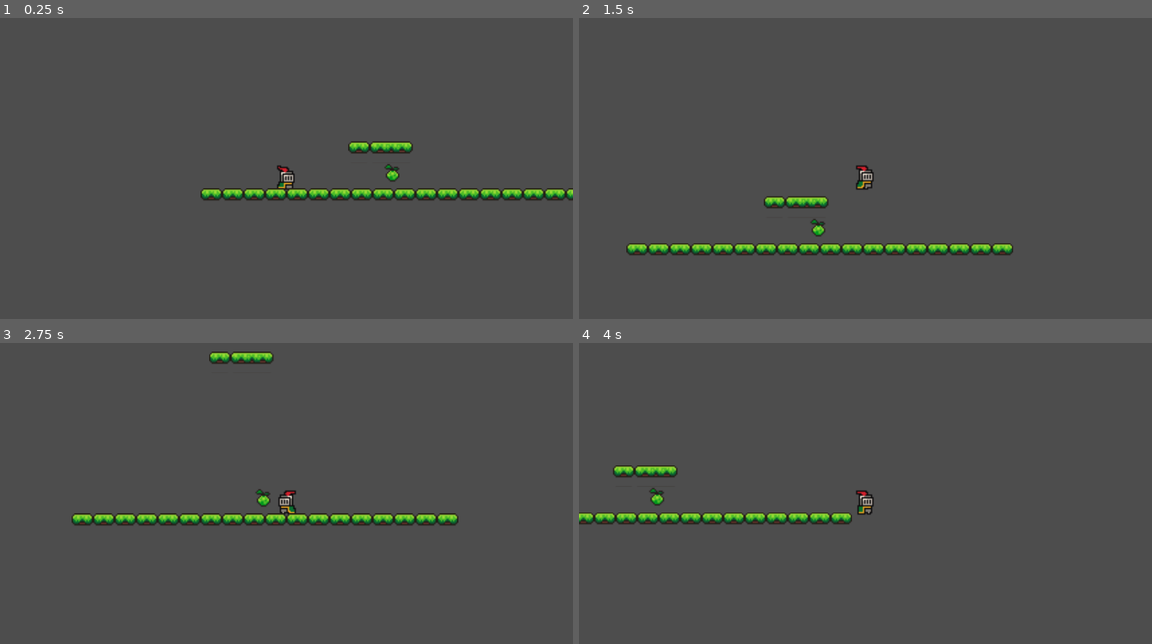
Above: before the commit, frames 1-4 (two rows, left to right).
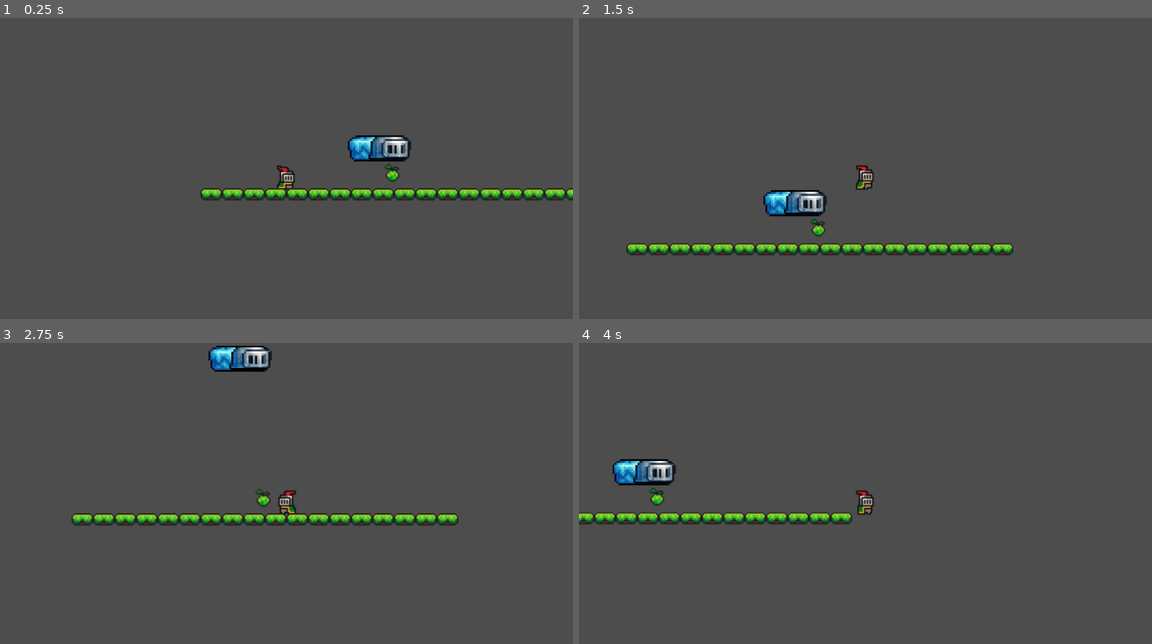
Above: after the commit, the same moments.

Repository: luizing/Ctrl-Play
Game: Godot game, scene res://Cenas/Fase.tscn
Two runs of this game, one before a commit and one after it. Both use one fixed random seed, a clock stepped at 60 frames per second and the inputs below.
Inputs:
- Up to frame 1 (0.25 s): no input
- Up to frame 2 (1.5 s): hold Right (Player1Direita) from 0.53 s (still down); tap D (Player2Direita) at 0.6 s; tap Up (Player1Pulo) at 0.77, 1.07 s; tap A (Player2Esquerda) at 0.8, 1.35 s
- Up to frame 3 (2.75 s): tap Up (Player1Pulo) at 1.52, 1.55, 1.82, 2.1 s; release Right (Player1Direita) at 2.03 s; hold Left (Player1Esquerda) from 2.03 s (still down); tap W (Player2Pulo) at 2.3 s
- Up to frame 4 (4 s): release Left (Player1Esquerda) at 2.78 s; hold Right (Player1Direita) from 2.78 s (still down); tap W (Player2Pulo) at 2.85 s; tap Up (Player1Pulo) at 3.02, 3.32, 3.77 s; tap D (Player2Direita) at 3.05, 3.6 s; tap A (Player2Esquerda) at 3.8 s

The runs differ from the first frame. In frame 1, 0.9% of the frame differs, in the area x 60-72%, y 38-48%; in frame 2, 0.9%, in the area x 32-44%, y 57-67%; in frame 3, 0.9%; in frame 4, 0.9%.

Commit message:
add sprite plataforma

Diff:
--- a/ctrl-play/Cenas/plataforma.tscn
+++ b/ctrl-play/Cenas/plataforma.tscn
@@ -1,17 +1,13 @@
-[gd_scene load_steps=6 format=3 uid="uid://cxjo8qpqay7py"]
+[gd_scene load_steps=5 format=3 uid="uid://cxjo8qpqay7py"]
 
-[ext_resource type="Texture2D" uid="uid://dsd0c5ukn1ln8" path="res://assests/sprites/platforms.png" id="1_5pg7w"]
 [ext_resource type="Script" path="res://Cenas/plataforma.gd" id="1_414xv"]
-
-[sub_resource type="AtlasTexture" id="AtlasTexture_6nf0x"]
-atlas = ExtResource("1_5pg7w")
-region = Rect2(0, 0, 64, 16)
+[ext_resource type="Texture2D" uid="uid://l1b6ixsjyonj" path="res://assests/sprites/PlataformaAzul.PNG" id="2_nfncq"]
 
 [sub_resource type="SpriteFrames" id="SpriteFrames_0ylxv"]
 animations = [{
 "frames": [{
 "duration": 1.0,
-"texture": SubResource("AtlasTexture_6nf0x")
+"texture": ExtResource("2_nfncq")
 }],
 "loop": true,
 "name": &"default",
@@ -19,7 +15,7 @@
 }]
 
 [sub_resource type="RectangleShape2D" id="RectangleShape2D_frb6g"]
-size = Vector2(47, 9)
+size = Vector2(47, 18)
 
 [node name="StaticBody2D" type="StaticBody2D"]
 collision_layer = 4
@@ -27,8 +23,10 @@
 script = ExtResource("1_414xv")
 
 [node name="AnimatedSprite2D" type="AnimatedSprite2D" parent="."]
+position = Vector2(5, 2)
+scale = Vector2(0.126736, 0.126736)
 sprite_frames = SubResource("SpriteFrames_0ylxv")
 
 [node name="CollisionShape2D" type="CollisionShape2D" parent="."]
-position = Vector2(-8.5, -3.5)
+position = Vector2(-8.5, -2)
 shape = SubResource("RectangleShape2D_frb6g")
--- /dev/null
+++ b/ctrl-play/Script/animated_sprite_2d (2).gd
@@ -0,0 +1,11 @@
+extends AnimatedSprite2D
+
+func trigger_animation(velocity: Vector2, direction: int):
+
+	if direction != 0:
+		flip_h = direction < 0  # True para esquerda, False para direita
+
+	if velocity.x != 0:
+		play("run")
+	else:
+		play("idle")
--- /dev/null
+++ b/ctrl-play/Script/faseGeneric.gd
@@ -0,0 +1,18 @@
+extends Node
+
+var deathPath = "res://Cenas/killzone.tscn"
+
+# Called when the node enters the scene tree for the first time.
+func _ready() -> void:
+	pass # Replace with function body.
+
+
+# Called every frame. 'delta' is the elapsed time since the previous frame.
+func _process(delta: float) -> void:
+	pass
+
+
+
+func _on_personagem_death() -> void:
+	print("morte")
+	get_tree().change_scene(deathPath)
--- /dev/null
+++ b/ctrl-play/Script/k_iller_test.gd
@@ -0,0 +1,11 @@
+extends Area2D
+
+
+# Called when the node enters the scene tree for the first time.
+func _ready() -> void:
+	pass # Replace with function body.
+
+
+# Called every frame. 'delta' is the elapsed time since the previous frame.
+func _process(delta: float) -> void:
+	pass
--- /dev/null
+++ b/ctrl-play/Script/plataforma (2).gd
@@ -0,0 +1,65 @@
+extends StaticBody2D
+
+const SPEED = 115.0
+var velocity_x = 0.0
+var player1 = false #Essa variavel diz qual o player controla esse personagem.
+
+
+# Variáveis para o salto
+var jump_speed = -400.0 # velocidade inicial do salto (negativo = para cima)
+var gravity = 900.0 # gravidade que puxa para baixo
+var velocity_y = 0.0 # velocidade vertical atual
+var start_y = 0.0 # posição inicial no eixo Y
+var is_jumping = false # se a plataforma está no ar
+
+func _ready():
+	start_y = position.y
+	player1 = false
+
+func _physics_process(delta: float) -> void:
+	# --- Lida com quem controla o personagem --- #
+	var esquerda
+	var direita
+	var pulo
+	if player1:
+		esquerda = "Player1Esquerda"
+		direita = "Player1Direita"
+		pulo = "Player1Pulo"
+	else:
+		esquerda = "Player2Esquerda"
+		direita = "Player2Direita"
+		pulo = "Player2Pulo"
+
+	# --- Movimento horizontal ---
+
+
+	var direction := Input.get_axis(esquerda, direita)
+
+	if direction != 0:
+		velocity_x = direction * SPEED
+	else:
+		velocity_x = move_toward(velocity_x, 0, SPEED)
+
+	position.x += velocity_x * delta
+
+	# --- Movimento de salto controlado ---
+	if Input.is_action_just_pressed(pulo) and not is_jumping:
+		velocity_y = jump_speed
+		is_jumping = true
+
+	if is_jumping:
+		velocity_y += gravity * delta
+		position.y += velocity_y * delta
+
+		# Quando aterrissar, para o salto
+		if position.y >= start_y:
+			position.y = start_y
+			velocity_y = 0
+			is_jumping = false
+
+
+func _on_inversor_trocar_controle() -> void:
+	if player1:
+		player1 = false
+	else:
+		player1 = true
Not shown, added: ctrl-play/assests/sprites/Plataforma.jpeg.import
Binary file added: ctrl-play/assests/sprites/PlataformaAzul.PNG
Not shown, added: ctrl-play/assests/sprites/PlataformaAzul.PNG.import
Not shown, added: ctrl-play/assests/sprites/Screens.png.import
